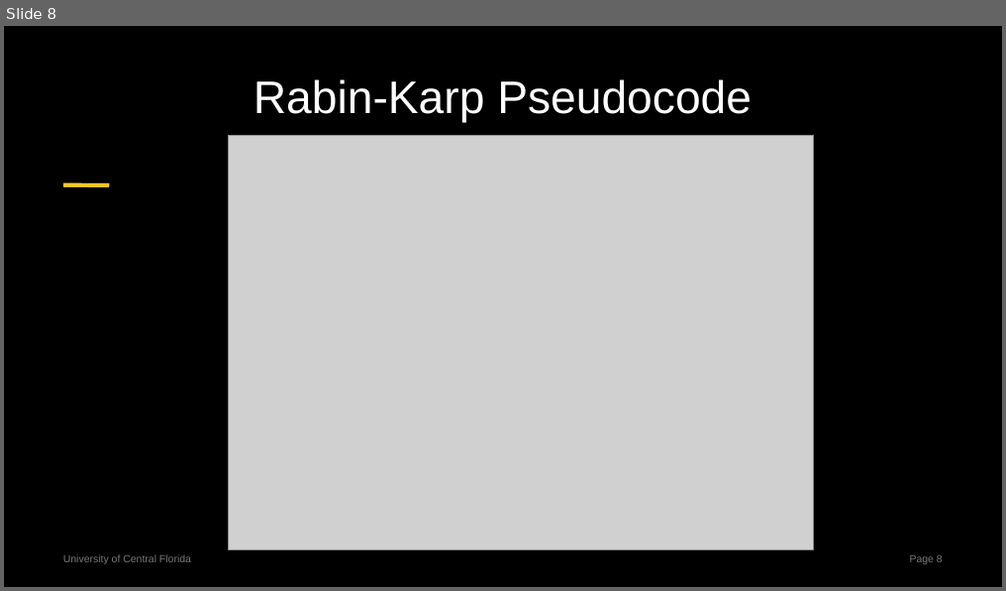
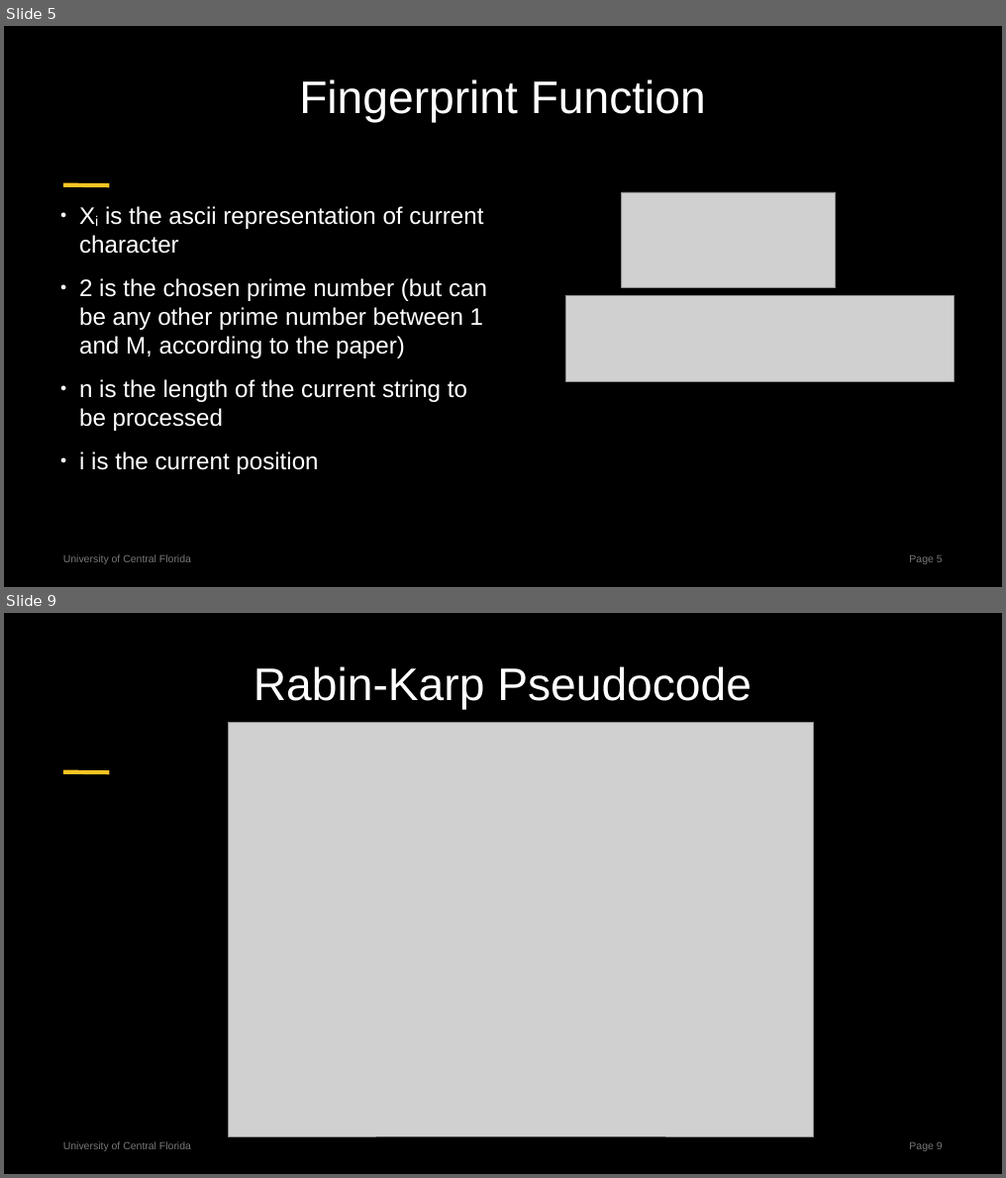
Before and after one commit to centuryhopper/Fall2022CourseContents, a slide deck: CAP6515/paper_presentation_files/rabin-karp-presentation.pptx. Shown one above the other, each under a label of ours: slide 8 before the commit, slides 5 and 9 after it; the slides between them are not shown. The pictures are 1006x591 and 1006x1178 pixels, drawn with LibreOffice and Linux fonts; fonts in the diff are those of the drawing; grey boxes stand for pictures. Boxes give left, top, right and bottom in pixels: in the first picture for what was removed or moved away, otherwise in the second. Text is boxed around its words. In the diff, an @@ line names an element or a change of style, - is before the commit and + after.

```diff
--- a/CAP6515/paper_presentation_files/rabin-karp-presentation.pptx
+++ b/CAP6515/paper_presentation_files/rabin-karp-presentation.pptx
@@ slide 5 added at <box>4,26,1002,587</box>, background #000000; not listed: 3 template elements that a slide beside it also shows @@
@@ title added at <box>299,79,706,123</box>, 44 pt, text #FFFFFF @@
+Fingerprint Function
@@ picture added at <box>622,192,836,288</box> @@
@@ text added at <box>79,206,487,474</box>, 23 pt, text #FFFFFF @@
+● Xi is the ascii representation of current character
+● 2 is the chosen prime number (but can be any other prime number between 1 and M, according to the paper)
+● n is the length of the current string to be processed
+● i is the current position
@@ picture added at <box>565,295,954,381</box> @@
@@ what was slide 8 is now slide 9 @@
@@ page number at <box>909,1143,943,1152</box>: text changed @@
-Page 8
+Page 9
```
Also in this commit, not shown: 5 slides changed.
